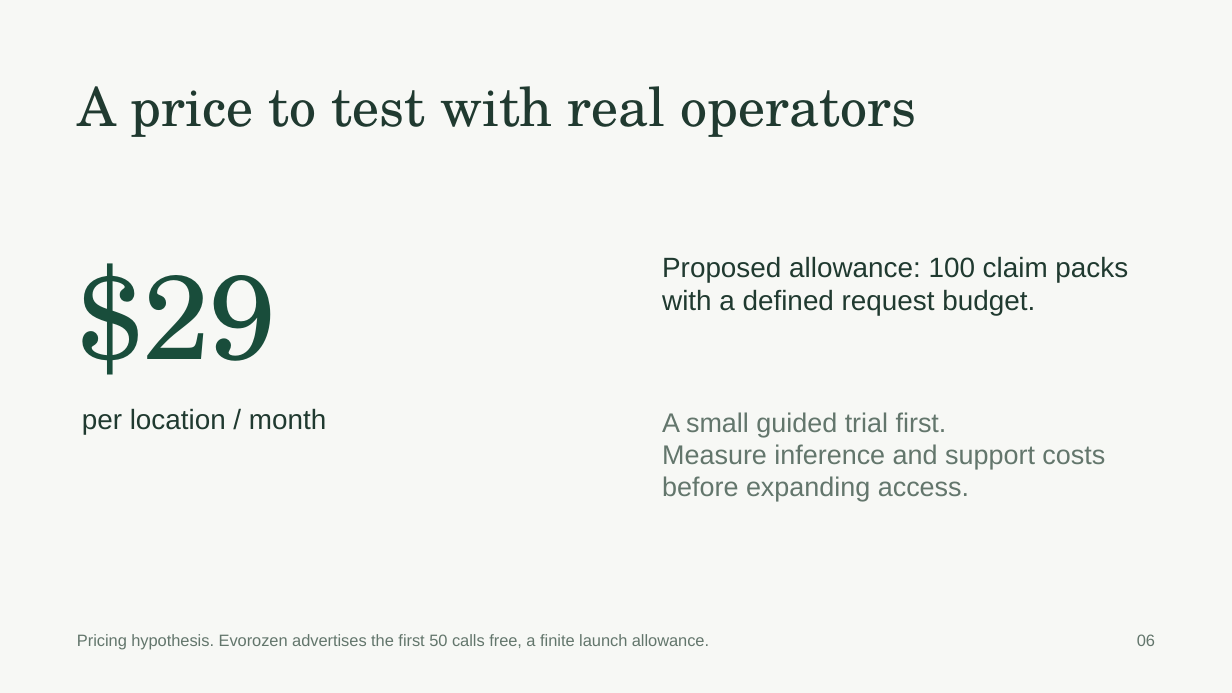
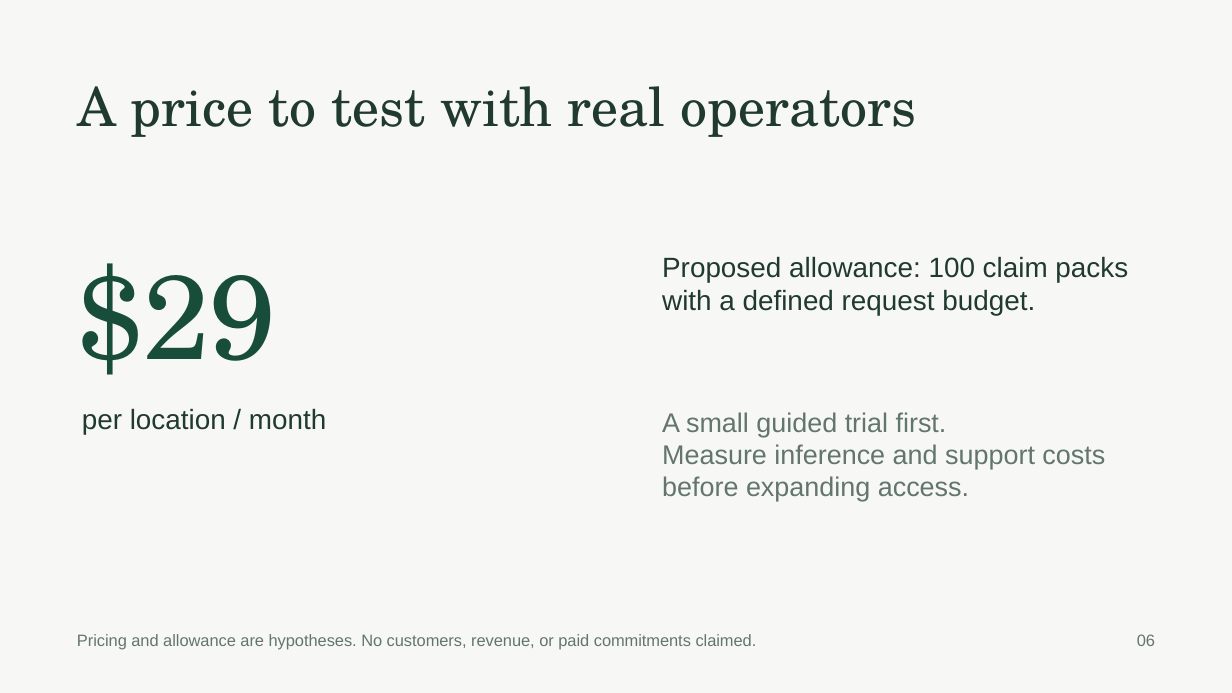
Before and after one commit to shi1720/evorozen, a slide deck: slide 6 of deliverables/remainder-pitch.pptx. Drawn at 1232x693 pixels with LibreOffice and Linux fonts; fonts in the diff are those of the drawing. Boxes give left, top, right and bottom in pixels: in the first picture for what was removed or moved away, otherwise in the second. Text is boxed around its words. In the diff, an @@ line names an element or a change of style, - is before the commit and + after.

```diff
--- a/deliverables/remainder-pitch.pptx
+++ b/deliverables/remainder-pitch.pptx
@@ text at (77,634,757,650): text changed @@
-Pricing hypothesis. Evorozen advertises the first 50 calls free, a finite launch allowance.
+Pricing and allowance are hypotheses. No customers, revenue, or paid commitments claimed.
```
Also in this commit, not shown: 3 other slides changed, 21 other files.
